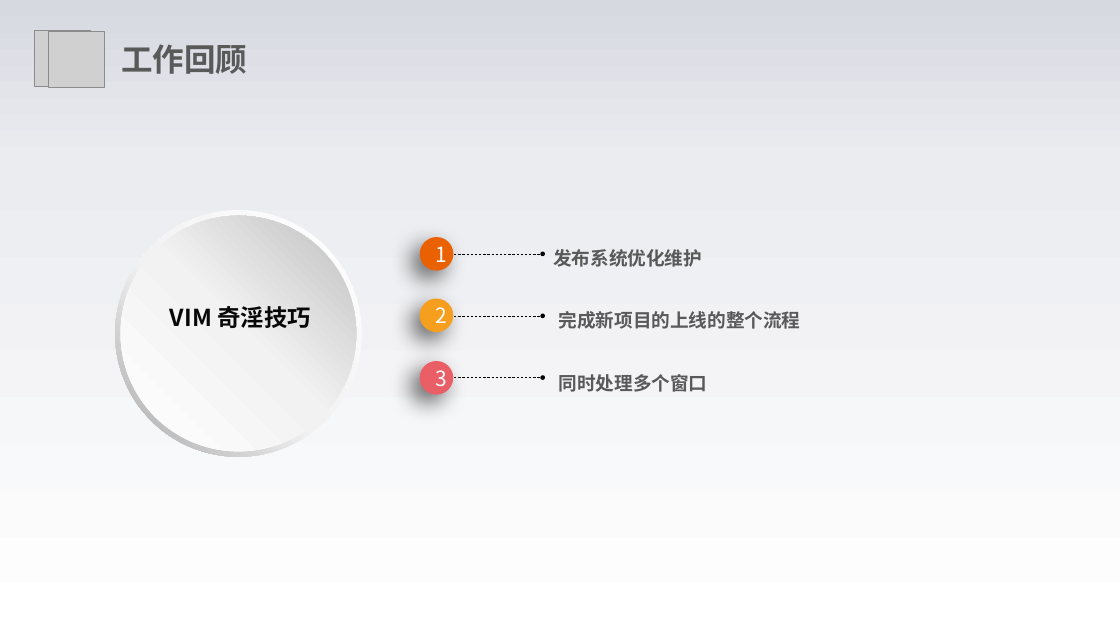
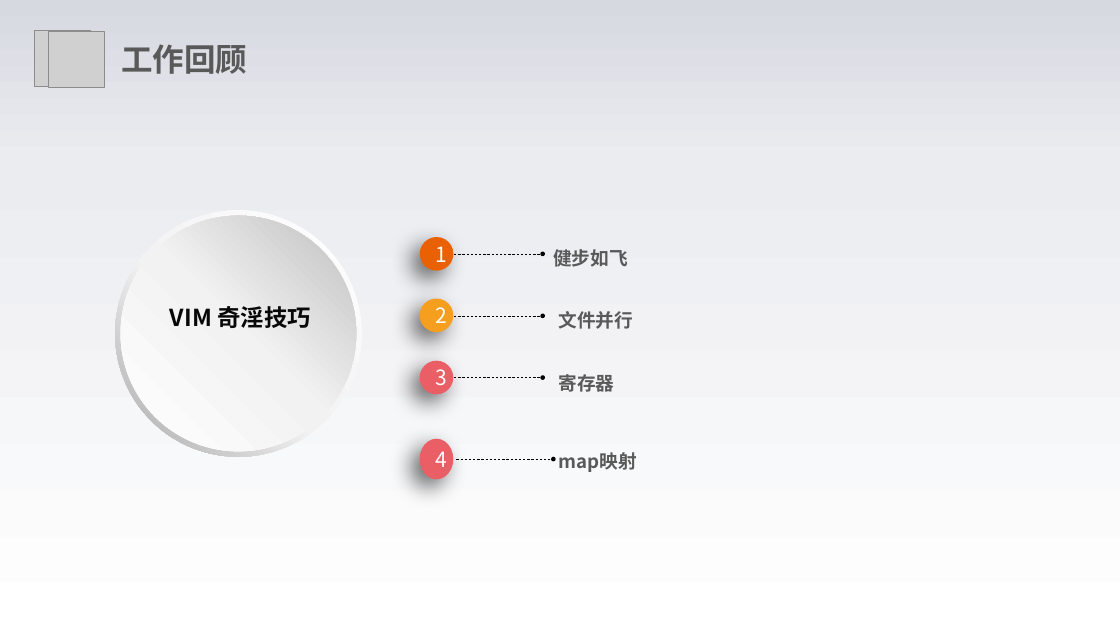
Before and after one commit to forgethub/shell, a slide deck: slide 5 of vim/VIM使用技巧.pptx. Drawn at 1120x630 pixels with LibreOffice and Linux fonts; fonts in the diff are those of the drawing; grey boxes stand for pictures; background and template pictures are left out. Boxes give left, top, right and bottom in pixels: in the first picture for what was removed or moved away, otherwise in the second. Text is boxed around its words. In the diff, an @@ line names an element or a change of style, - is before the commit and + after.

```diff
--- a/vim/VIM使用技巧.pptx
+++ b/vim/VIM使用技巧.pptx
@@ text at [553, 249, 627, 267]: text changed @@
-发布系统优化维护
+健步如飞
@@ text at [559, 311, 633, 329]: text changed @@
-完成新项目的上线的整个流程
+文件并行
@@ text at [559, 374, 615, 392]: text changed @@
-同时处理多个窗口
+寄存器
@@ ellipse added at [420, 439, 454, 479], fill #EA5E66, 18 pt, text #FFFFFF @@
+4
@@ arrow added from (456, 460) to (554, 460), #000000 0.5 pt dashed @@
@@ text added at [559, 452, 637, 472], 16 pt, text #595959, bold @@
+map映射
```
Also in this commit, not shown: 3 other slides changed, 3 slides removed, 14 other files.
